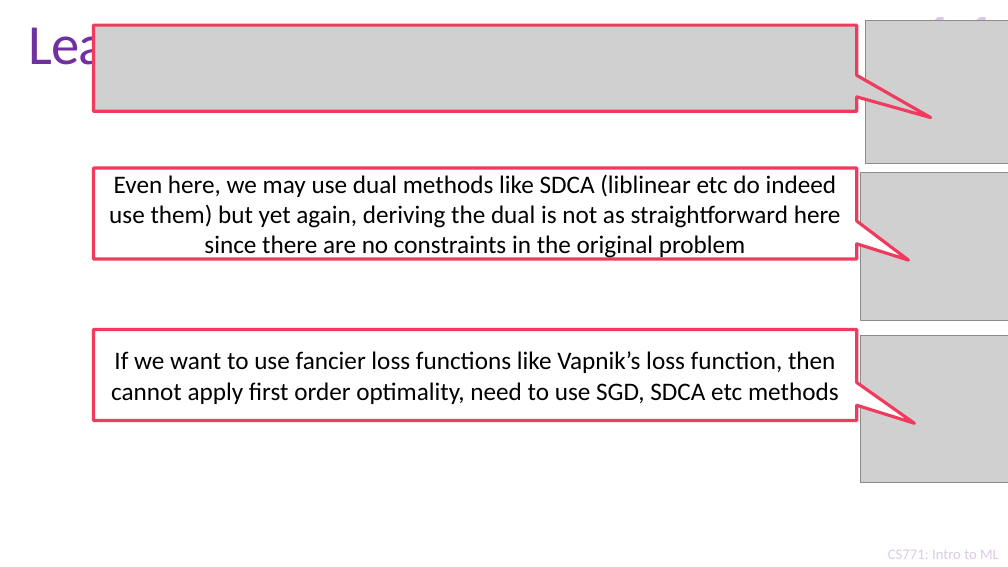
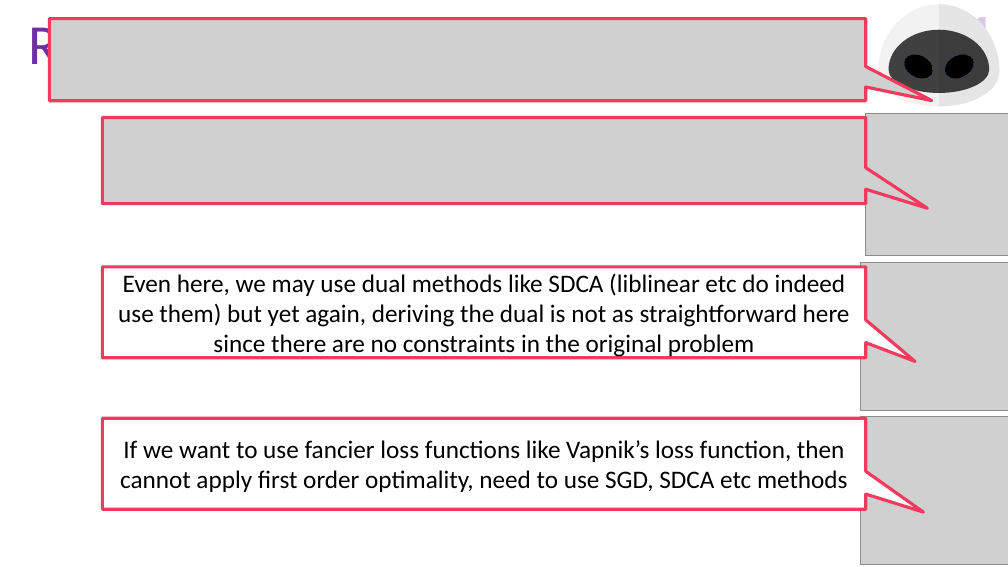
Before and after one commit to purushottamkar/ml19-20w, a slide deck: slide 11 of lecture_slides/10_Loss and Regularization.pptx. Drawn at 1008x567 pixels with LibreOffice and Linux fonts; fonts in the diff are those of the drawing; grey boxes stand for pictures; background and template pictures are left out. Boxes give left, top, right and bottom in pixels: in the first picture for what was removed or moved away, otherwise in the second. Text is boxed around its words. In the diff, an @@ line names an element or a change of style, - is before the commit and + after.

Commit message:
clarified distinction between ridge and least squares regression

```diff
--- a/lecture_slides/10_Loss and Regularization.pptx
+++ b/lecture_slides/10_Loss and Regularization.pptx
@@ title at box(29, 17, 400, 78): text changed @@
-Least Squares Regression
+Ridge Regression
@@ picture: place and size @@
-picture at box(94, 25, 858, 111)
+picture at box(49, 19, 866, 101)
@@ group added at box(879, 4, 1000, 106): 3 freeform shapes, 2 ellipses @@
@@ picture added at box(102, 117, 866, 203) @@
@@ picture: place and size @@
-picture at box(866, 20, 1008, 163)
+picture at box(866, 113, 1008, 256)
@@ speech box "Even here, we may use ...": place and size @@
-speech box "Even here, we may use ..." at box(94, 168, 858, 259)
+speech box "Even here, we may use ..." at box(102, 267, 866, 358)
@@ speech box "Even here, we may use ..." at box(102, 267, 866, 358): proportions changed @@
@@ picture: place and size @@
-picture at box(861, 172, 1008, 321)
+picture at box(861, 263, 1008, 411)
@@ speech box "If we want to use ...": place and size @@
-speech box "If we want to use ..." at box(94, 330, 858, 420)
+speech box "If we want to use ..." at box(102, 418, 866, 509)
@@ picture: place and size @@
-picture at box(861, 335, 1008, 482)
+picture at box(861, 417, 1008, 564)
```
Also in this commit, not shown: 1 other slide changed.
